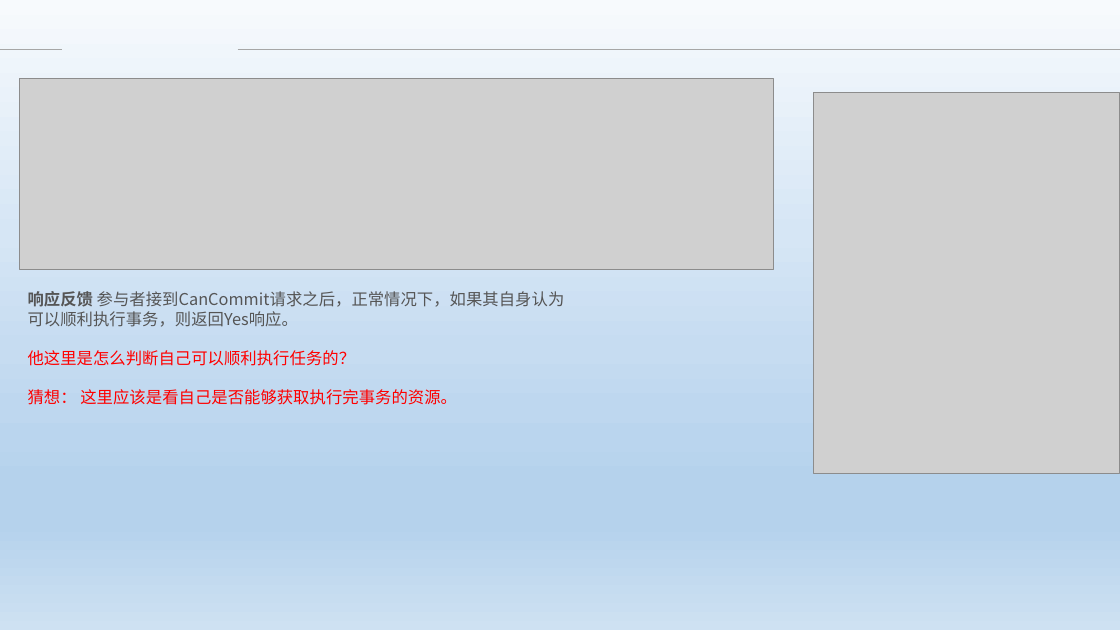
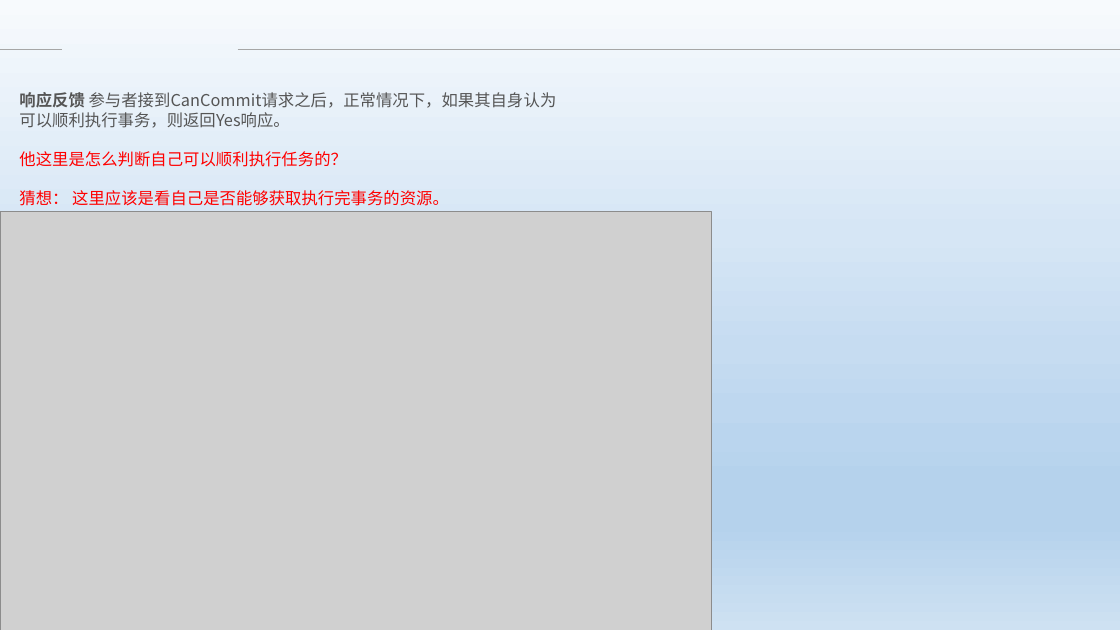
Before and after one commit to Heffie199/zhao_Note, a slide deck: slide 18 of 分布式事务的解决方案 .pptx. Drawn at 1120x630 pixels with LibreOffice and Linux fonts; fonts in the diff are those of the drawing; grey boxes stand for pictures; background and template pictures are left out. Boxes give left, top, right and bottom in pixels: in the first picture for what was removed or moved away, otherwise in the second. Text is boxed around its words. In the diff, an @@ line names an element or a change of style, - is before the commit and + after.

```diff
--- a/分布式事务的解决方案 .pptx
+++ b/分布式事务的解决方案 .pptx
@@ text "响应反馈 参与者接到CanCommit请求之后，正常情况下，如果其自身认为可以顺利执行事务，则返回Yes响应。": place and size @@
-text "响应反馈 参与者接到CanCommit请求之后，正常情况下，如果其自身认为可以顺利执行事务，则返回Yes响应。" at (28,291,565,405)
+text "响应反馈 参与者接到CanCommit请求之后，正常情况下，如果其自身认为可以顺利执行事务，则返回Yes响应。" at (19,92,557,206)
@@ picture removed at (19,79,774,270) @@
@@ picture removed at (814,92,1120,473) @@
@@ picture added at (0,212,712,630) @@
```
Also in this commit, not shown: 11 other slides changed, 1 slide removed.
